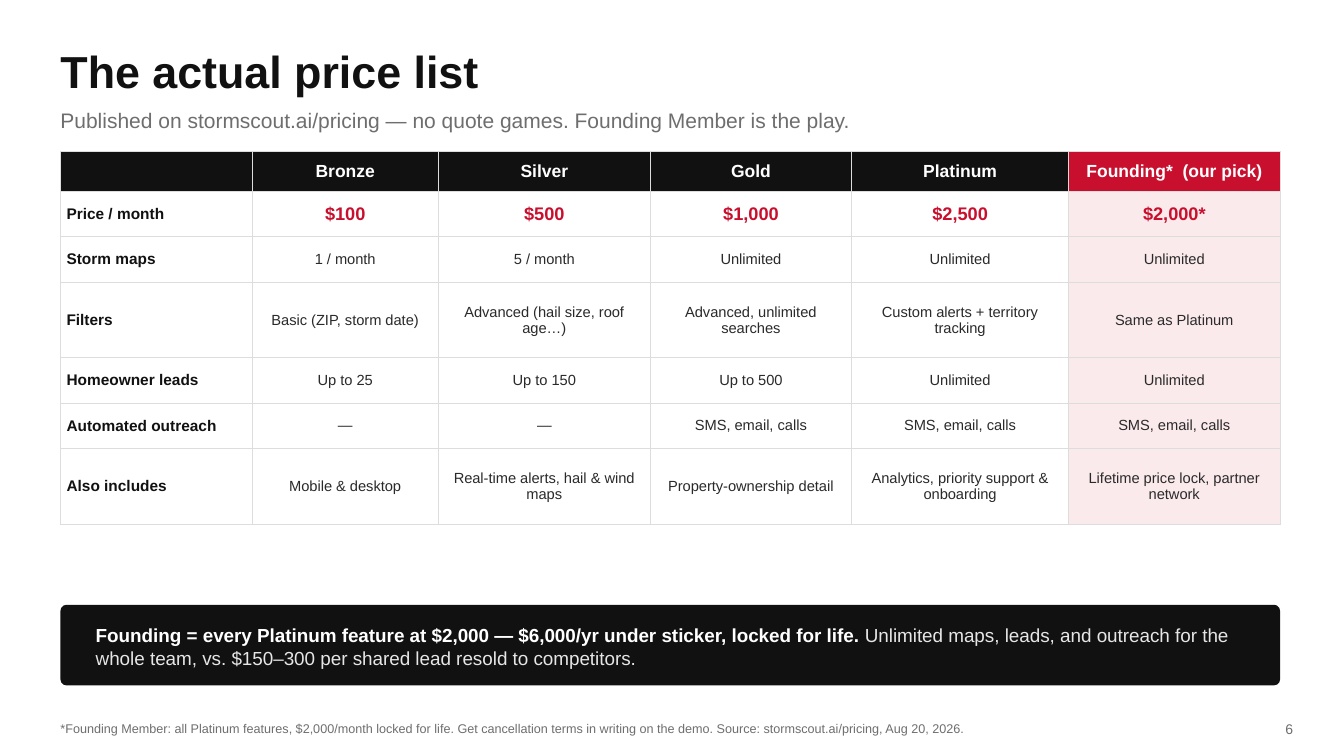
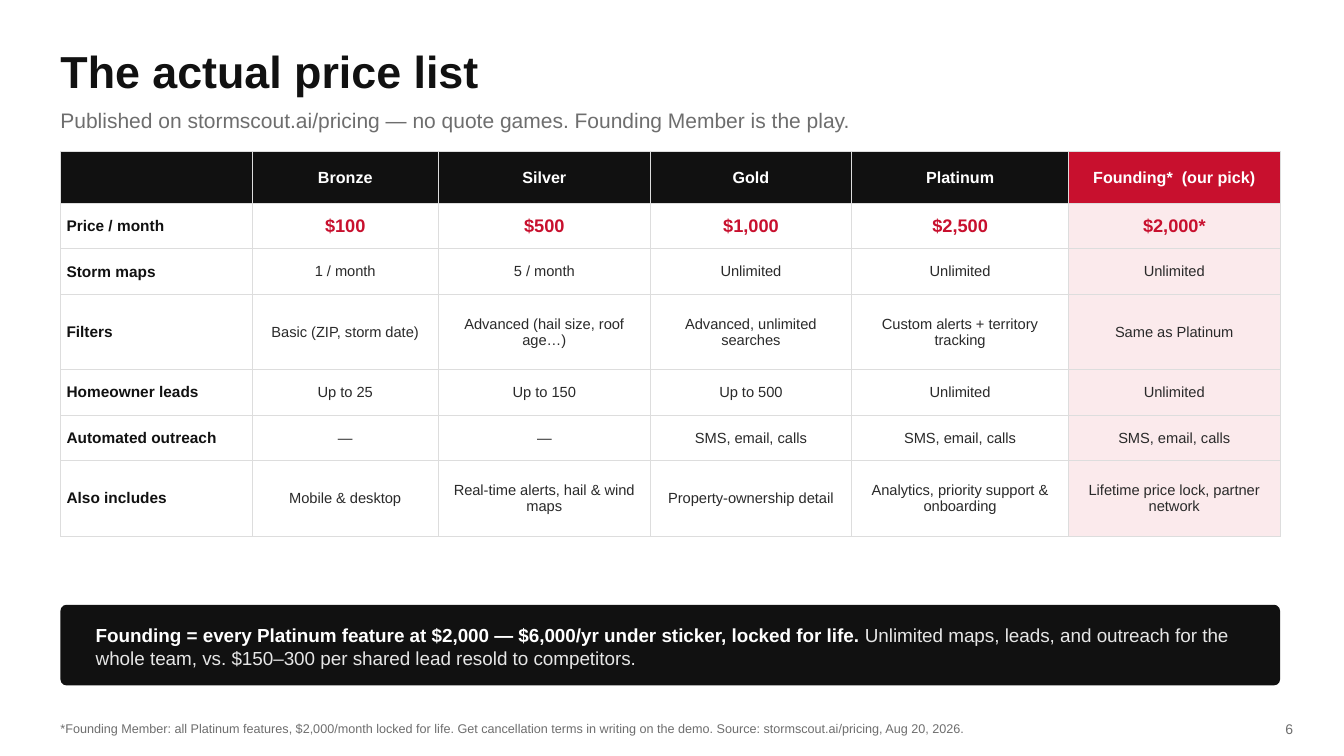
Before and after one commit to DommyD26/roofing-site-template, a slide deck: slide 6 of pitch/Storm-Scout-Pitch.pptx. Drawn at 1344x756 pixels with LibreOffice and Linux fonts; fonts in the diff are those of the drawing. Boxes give left, top, right and bottom in pixels: in the first picture for what was removed or moved away, otherwise in the second. Text is boxed around its words. In the diff, an @@ line names an element or a change of style, - is before the commit and + after.

```diff
--- a/pitch/Storm-Scout-Pitch.pptx
+++ b/pitch/Storm-Scout-Pitch.pptx
@@ table at [60,151,1280,518] @@
@@ size 12.5 to 11.5 pt in "Bronze", "Silver", "Gold", "Platinum" and 1 more places @@
```
Also in this commit, not shown: 10 other slides changed, 3 other files.
